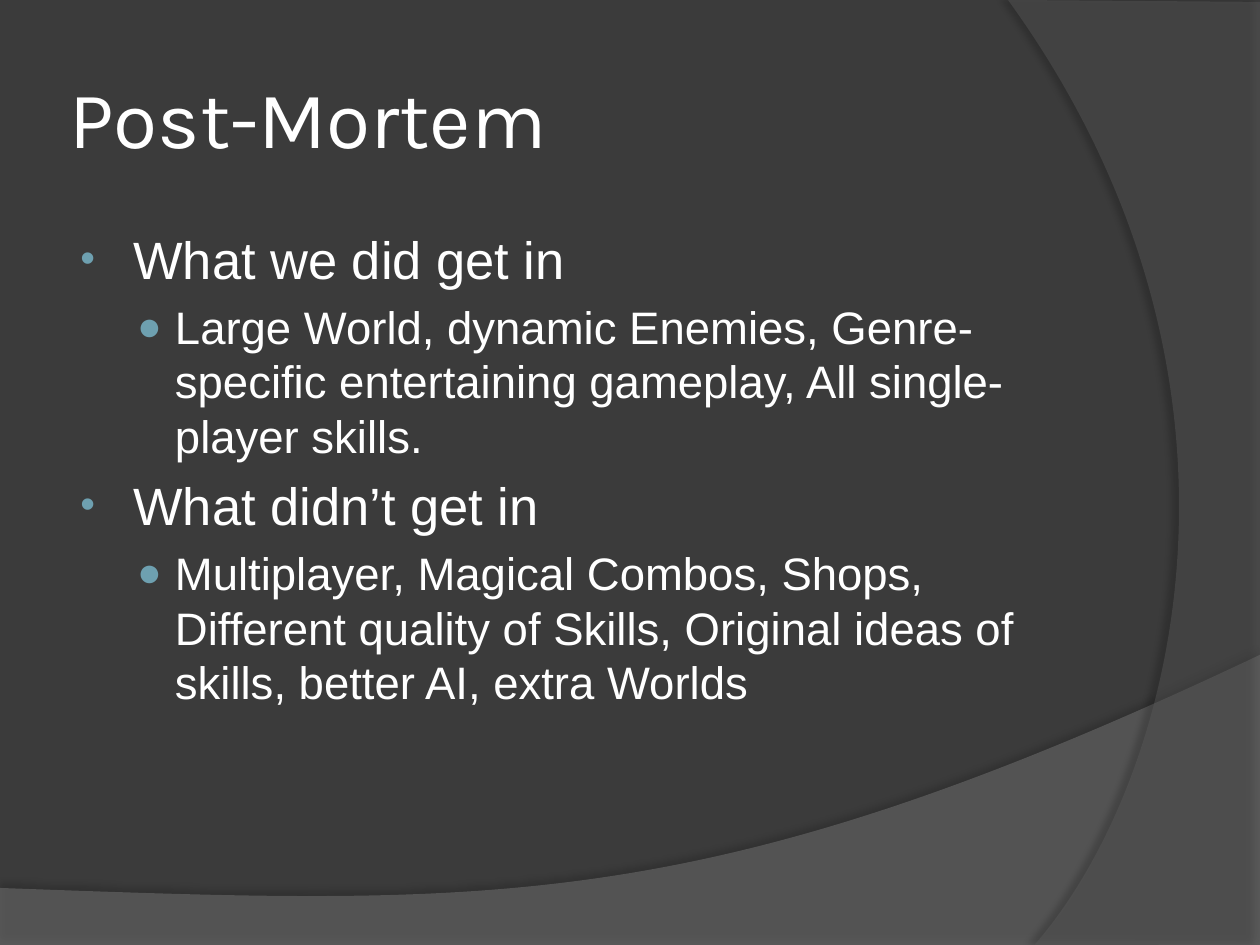
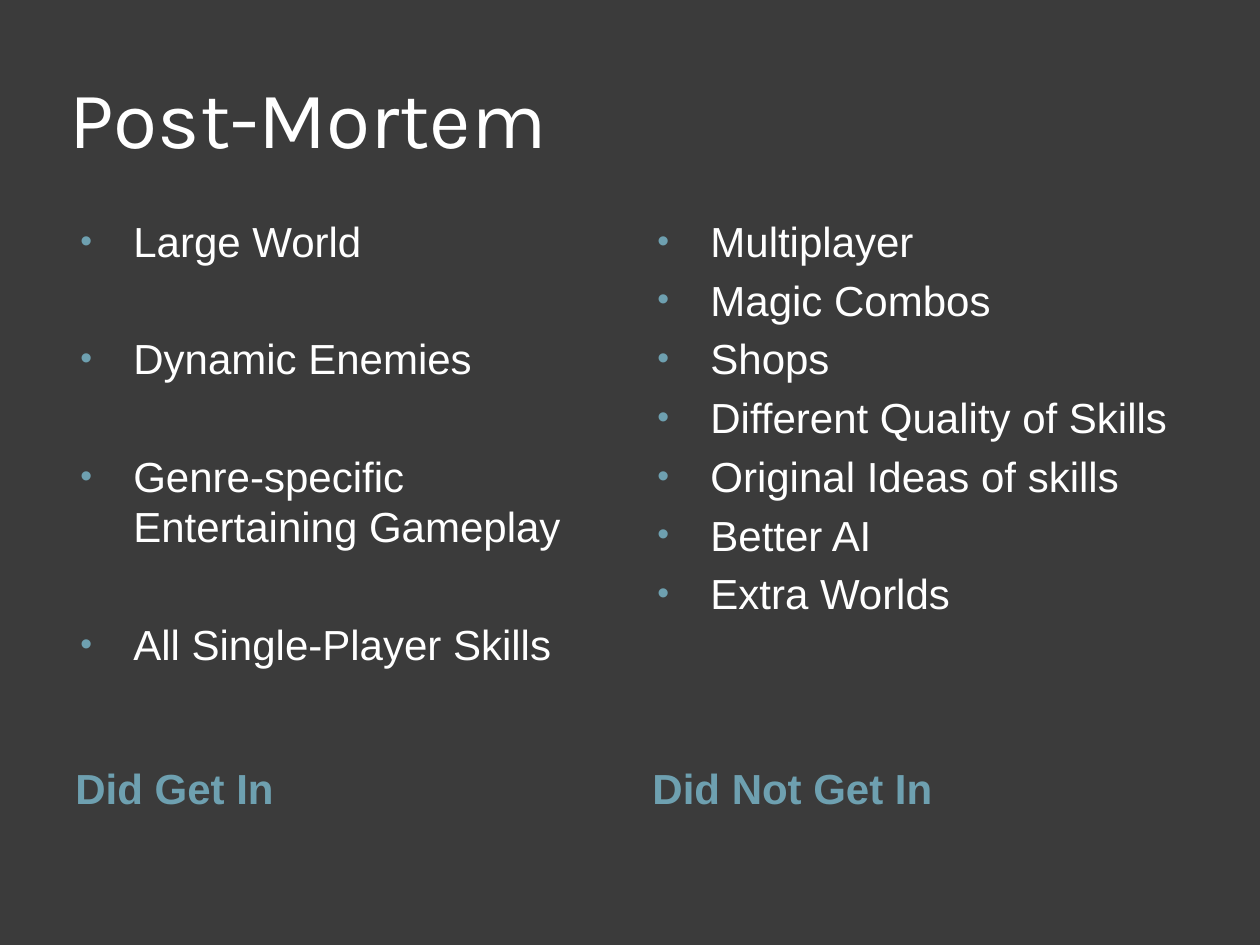
Before and after one commit to mattdude2489/Time-Warrior, a slide deck: slide 14 of Senior Project Files/Time Warrior.pptx. Drawn at 1260x945 pixels with LibreOffice and Linux fonts; fonts in the diff are those of the drawing. Boxes give left, top, right and bottom in pixels: in the first picture for what was removed or moved away, otherwise in the second. Text is boxed around its words. In the diff, an @@ line names an element or a change of style, - is before the commit and + after.

```diff
--- a/Senior Project Files/Time Warrior.pptx
+++ b/Senior Project Files/Time Warrior.pptx
@@ freeform shape removed at <box>1008,0,1260,945</box> @@
@@ text at <box>133,226,560,668</box>: text changed; size 26 to 24 pt @@
-• What we did get in
-  ● Large World, dynamic Enemies, Genre-specific entertaining gameplay, All single-player skills.
-• What didn’t get in
-  ● Multiplayer, Magical Combos, Shops, Different quality of Skills, Original ideas of skills, better AI, extra Worlds
+• Large World
+• Dynamic Enemies
+• Genre-specific Entertaining Gameplay
+• All Single-Player Skills
@@ text added at <box>710,226,1167,610</box>, 24 pt, text #FFFFFF @@
+• Multiplayer
+• Magic Combos
+• Shops
+• Different Quality of Skills
+• Original Ideas of skills
+• Better AI
+• Extra Worlds
@@ freeform shape removed at <box>0,655,1260,945</box> @@
@@ text added at <box>75,773,273,805</box>, 24 pt, text #6EA0B0, bold @@
+Did Get In
@@ text added at <box>652,773,932,805</box>, 24 pt, text #6EA0B0, bold @@
+Did Not Get In
```
Also in this commit, not shown: 11 other slides changed, 2 other files.
